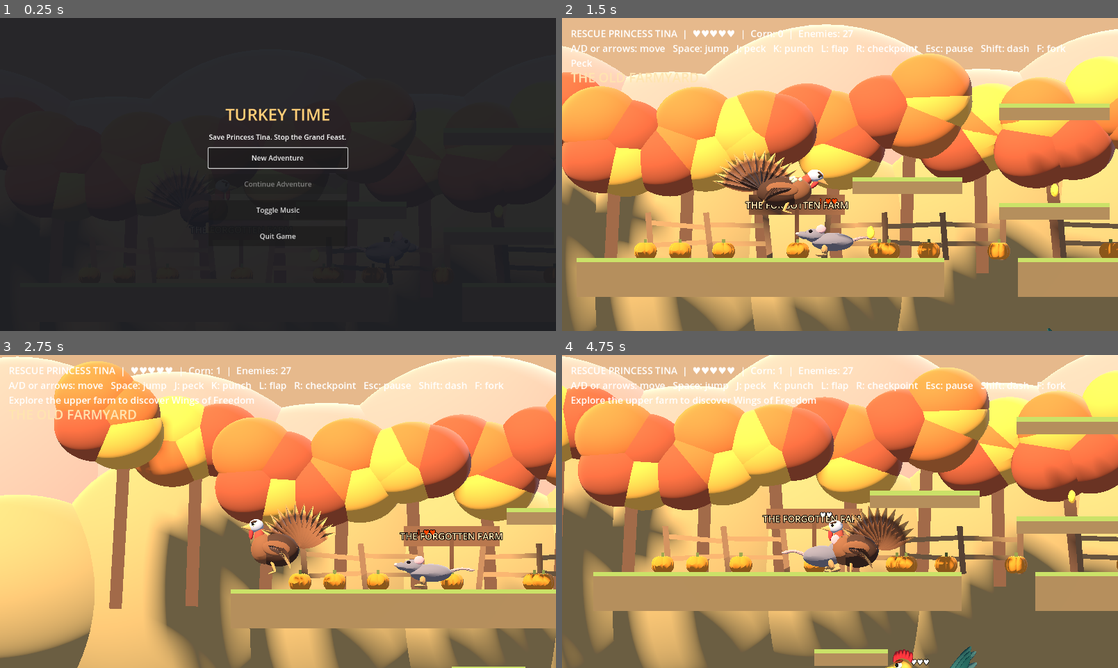
Above: before the commit, frames 1-4 (two rows, left to right).
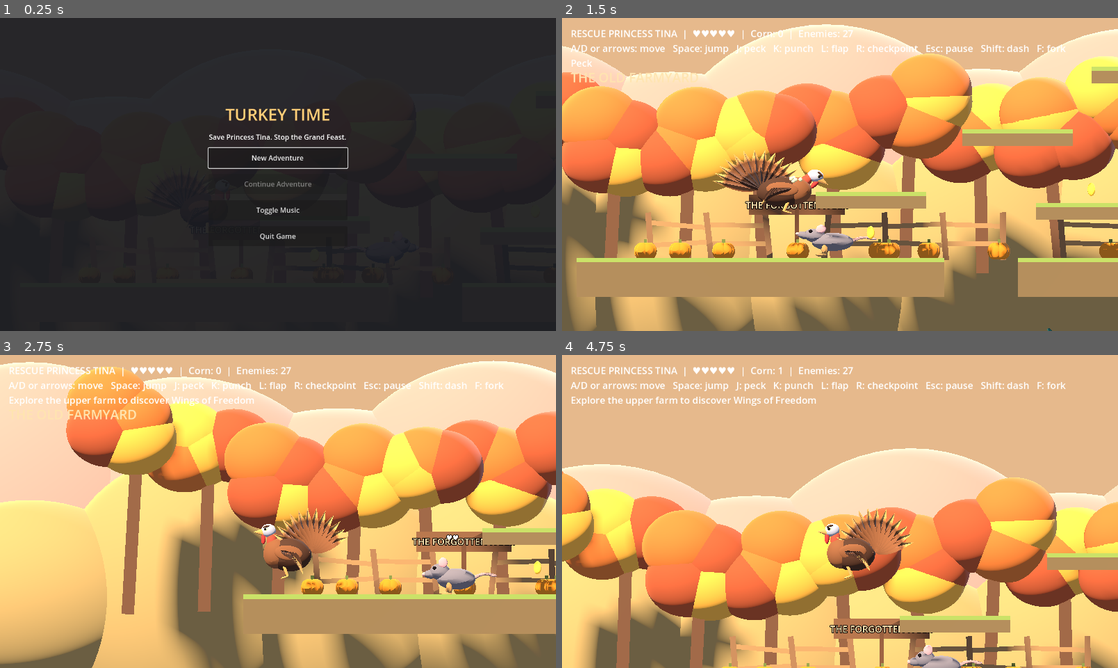
Above: after the commit, the same moments.

Repository: bowr39/TurkeyTime
Game: Godot game, scene res://main.tscn
Two runs of this game, one before a commit and one after it. Both use one fixed random seed, a clock stepped at 60 frames per second and the inputs below.
Inputs (mouse positions are in pixels of both pictures, inside the frame that each line leads up to):
- Up to frame 1 (0.25 s): no input
- Up to frame 2 (1.5 s): click "New Adventure" at 0.5 s; move the mouse to (962, 158) at 1.27 s; hold D from 1.28 s (still down); hold Space from 1.28 s (still down); tap R at 1.35 s; click (962, 158) at 1.42 s
- Up to frame 3 (2.75 s): move the mouse to (166, 527) at 2.02 s; release D at 2.03 s; release Space at 2.03 s; hold A from 2.03 s (still down); tap Space at 2.1, 2.27, 2.57 s; tap R at 2.3 s
- Up to frame 4 (4.75 s): move the mouse to (895, 442) at 2.77 s; release A at 2.78 s; hold Space 2.78-3.53 s; hold D 2.78-4.28 s; tap R at 2.85, 3.8 s; move the mouse to (812, 574) at 3.52 s; tap Shift at 3.6 s; click (812, 574) at 3.67 s; tap Space at 3.77, 4.07 s; move the mouse to (1006, 558) at 4.27 s; hold A from 4.28 s (still down); hold Space from 4.28 s (still down); tap F at 4.35 s

The runs differ from the first frame. In frame 2, 6.3% of the frame differs, in the area x 41-100%, y 15-78%; in frame 3, 39%; in frame 4, 92%, in the area x 0-100%, y 0-100%.

Commit message:
Accessibility pass: stagger farm platforms, shorten dash gap, align pickups, improve tunnel exits and jump forgiveness

Diff:
--- a/main.gd
+++ b/main.gd
@@ -176,7 +176,7 @@
 		platform(Vector3(x-3,2,0),Vector3(3,0.4,3))
 		platform(Vector3(x+1,4,0),Vector3(3,0.4,3))
 		platform(Vector3(x+5,6,0),Vector3(3,0.4,3))
-		platform(Vector3(x+8,-2.5,0),Vector3(2,0.4,3))
+		platform(Vector3(x+7,-2.5,0),Vector3(2.4,0.4,3))
 		kernel(Vector3(x+5,6.8,0))
 		kernel(Vector3(x+7,-4.2,0))
 		var mushroom := Node3D.new()
@@ -201,7 +201,7 @@
 			mesh(self,trunk,Vector3(tree_x,3,-5),Color("#554032"))
 			ball(self,Vector3(tree_x,8,-5),Vector3(6,5,4),Color("#456b50") if i<4 else Color("#795d91") if i<8 else Color("#a37a48"))
 		if i%3==1:
-			lift(Vector3(x+6,-4,0),Vector3(0,8,0),float(i))
+			lift(Vector3(x+7,-4,0),Vector3(0,8,0),float(i))
 		if i%3==2:
 			spikes(Vector3(x+7,-4.7,0))
 	for i in range(2):
@@ -245,23 +245,24 @@
 	platform(Vector3(0,-0.5,0),Vector3(10,1,5))
 	platform(Vector3(10,-0.5,0),Vector3(6,1,5))
 	platform(Vector3(7,-4.5,0),Vector3(24,1,5))
-	platform(Vector3(2,-2.3,0),Vector3(2,0.4,3))
-	platform(Vector3(13,-2.4,0),Vector3(2,0.4,3))
+	platform(Vector3(6,-2.3,0),Vector3(1.0,0.4,3))
+	platform(Vector3(14,-2.4,0),Vector3(1.0,0.4,3))
 	platform(Vector3(19,-2.0,0),Vector3(3,0.4,3))
-	platform(Vector3(4,2.0,0),Vector3(3,0.4,3))
-	platform(Vector3(8,4.0,0),Vector3(3,0.4,3))
-	platform(Vector3(12,5.8,0),Vector3(4,0.4,3))
-	platform(Vector3(17,5.8,0),Vector3(3,0.4,3))
-	platform(Vector3(31,5.8,0),Vector3(4,0.4,3))
-	platform(Vector3(32,7.7,0),Vector3(3,0.4,3))
-	platform(Vector3(35,9.5,0),Vector3(5,0.4,3))
-	platform(Vector3(36,8.0,0),Vector3(4,0.4,3))
-	platform(Vector3(41,6.0,0),Vector3(4,0.4,3))
+
+	platform(Vector3(3,1.6,0),Vector3(3,0.4,3))
+	platform(Vector3(7,3.3,0),Vector3(3,0.4,3))
+	platform(Vector3(11,5.0,0),Vector3(4,0.4,3))
+	platform(Vector3(17,5.0,0),Vector3(3,0.4,3))
+	platform(Vector3(26,5.0,0),Vector3(4,0.4,3))
+	platform(Vector3(30,7.0,0),Vector3(3,0.4,3))
+	platform(Vector3(34,9.0,0),Vector3(5,0.4,3))
+	platform(Vector3(39,7.2,0),Vector3(4,0.4,3))
+	platform(Vector3(43,5.5,0),Vector3(4,0.4,3))
 	platform(Vector3(46,4.0,0),Vector3(4,0.4,3))
 	platform(Vector3(51,2.0,0),Vector3(4,0.4,3))
 	shrine = Node3D.new()
 	add_child(shrine)
-	shrine.position = Vector3(12,6.7,0)
+	shrine.position = Vector3(11,5.8,0)
 	for side in [-1.0,1.0]:
 		var feather := ball(shrine,Vector3(side*0.3,0,0),Vector3(0.3,0.95,0.2),Color("#a9eaff"))
 		feather.rotation.z = side*-0.6
@@ -271,12 +272,12 @@
 	hint.text = "WINGS OF FREEDOM"
 	hint.font_size = 40
 	hint.pixel_size = 0.006
-	for p in [Vector3(6,-3.3,0),Vector3(10,-3.3,0),Vector3(15,-3.3,0),Vector3(17,6.5,0),Vector3(31,6.5,0),Vector3(35,10.2,0),Vector3(36,8.7,0),Vector3(46,4.7,0)]:
+	for p in [Vector3(6,-3.3,0),Vector3(10,-3.3,0),Vector3(15,-3.3,0),Vector3(17,5.8,0),Vector3(26,5.8,0),Vector3(34,9.8,0),Vector3(39,8.0,0),Vector3(46,4.7,0)]:
 		kernel(p)
 	platform(Vector3(17,-0.5,0),Vector3(6,1,5))
 	platform(Vector3(29.5,-0.5,0),Vector3(19,1,5))
-	platform(Vector3(8,1.3,0),Vector3(3,0.4,3))
-	platform(Vector3(12,2.7,0),Vector3(3,0.4,3))
+	platform(Vector3(9,1.3,0),Vector3(3,0.4,3))
+	platform(Vector3(13,2.7,0),Vector3(3,0.4,3))
 	platform(Vector3(24,1.3,0),Vector3(3,0.4,3))
 	platform(Vector3(28,2.7,0),Vector3(3,0.4,3))
 	platform(Vector3(32,4.1,0),Vector3(3,0.4,3))
@@ -290,6 +291,9 @@
 	platform(Vector3(78,-0.5,0),Vector3(10,1,5))
 	platform(Vector3(96,-0.5,0),Vector3(12,1,5))
 	platform(Vector3(112,-0.5,0),Vector3(12,1,5))
+	platform(Vector3(104,-2.0,0),Vector3(1.6,0.35,3))
+	platform(Vector3(114,-3.0,0),Vector3(2,0.4,3))
+	platform(Vector3(116,-1.4,0),Vector3(2,0.4,3))
 	platform(Vector3(87,-5.5,0),Vector3(14,1,5))
 	platform(Vector3(104,-5.5,0),Vector3(20,1,5))
 	platform(Vector3(79,2.0,0),Vector3(3,0.4,3))
@@ -297,9 +301,9 @@
 	platform(Vector3(97,4.0,0),Vector3(4,0.4,3))
 	platform(Vector3(102,6.0,0),Vector3(4,0.4,3))
 	platform(Vector3(109,4.0,0),Vector3(4,0.4,3))
-	platform(Vector3(91,-3.0,0),Vector3(3,0.4,3))
+	platform(Vector3(89,-3.0,0),Vector3(3,0.4,3))
 	lift(Vector3(87,4,0),Vector3(7,0,0),0)
-	lift(Vector3(105,-4,0),Vector3(0,5.5,0),1.0)
+	lift(Vector3(104,-4,0),Vector3(0,5.5,0),1.0)
 	lift(Vector3(21,1,0),Vector3(0,4,0),0.5)
 	for i in range(5):
 		bridge(Vector3(84+float(i)*1.2,-0.1,0))
@@ -307,7 +311,7 @@
 	spikes(Vector3(99,-4.7,0))
 	spikes(Vector3(103,0.3,0))
 	shortcut = barrier(Vector3(110,-3.6,0),Vector3(0.4,3,3),Color("#84613d"))
-	for p in [Vector3(79,2.8,0),Vector3(84,4.8,0),Vector3(97,4.8,0),Vector3(102,6.8,0),Vector3(109,4.8,0),Vector3(92,-2.2,0),Vector3(107,-4.2,0)]:
+	for p in [Vector3(79,2.8,0),Vector3(84,4.8,0),Vector3(97,4.8,0),Vector3(102,6.8,0),Vector3(109,4.8,0),Vector3(89,-2.2,0),Vector3(107,-4.2,0)]:
 		kernel(p)
 	for i in range(20):
 		var x := 74.0+float(i)*2.4
@@ -318,7 +322,7 @@
 		mesh(self,trunk,Vector3(x,2,-4),Color("#514438"))
 		for j in range(3):
 			ball(self,Vector3(x+float(j-1)*0.8,5+float(j%2),-4),Vector3(3.8,3.4,3.2),Color("#536e45") if i%2==0 else Color("#7e8745"))
-	platform(Vector3(33,5.5,0),Vector3(4,0.4,3))
+	platform(Vector3(34,5.5,0),Vector3(5,0.4,3))
 	secret_wall = barrier(Vector3(34.8,6.7,0),Vector3(0.4,2.1,3),Color("#89603d"))
 	chest = Node3D.new()
 	add_child(chest)
@@ -326,8 +330,8 @@
 	var chest_box := BoxMesh.new()
 	chest_box.size = Vector3(0.7,0.5,0.55)
 	mesh(chest,chest_box,Vector3.ZERO,Color("#b88a39"))
-	gate = barrier(Vector3(72,2,0),Vector3(0.4,4,4),Color("#56636b"))
-	for p in [Vector3(3,0.8,0),Vector3(8,2,0),Vector3(12,3.4,0),Vector3(24,2,0),Vector3(28,3.4,0),Vector3(32,4.8,0),Vector3(44,-2.8,0),Vector3(49,-2.8,0),Vector3(56,-1.5,0)]:
+	gate = barrier(Vector3(72,8,0),Vector3(0.4,16,4),Color("#56636b"))
+	for p in [Vector3(3,0.8,0),Vector3(9,2,0),Vector3(13,3.4,0),Vector3(24,2,0),Vector3(28,3.4,0),Vector3(32,4.8,0),Vector3(44,-2.8,0),Vector3(49,-2.8,0),Vector3(56,-1.5,0)]:
 		kernel(p)
 	add_child(preload("res://farmstead.gd").new())
 	ball(self,Vector3(17,0.3,-0.8),Vector3(1.2,0.35,0.8),Color("#e8cb71"))
@@ -587,7 +591,7 @@
 		double_ready = true
 	if jump and double_unlocked and double_ready and not player.is_on_floor() and coyote<=0:
 		double_ready = false
-		player.velocity.y = 11.5
+		player.velocity.y = 12.5
 		burst(player.position,Color("#f4c9ff"),12)
 		jump = false
 	if jump:
@@ -603,8 +607,8 @@
 		player.velocity.y = 11.5
 		coyote = 0
 		jump_buffer = 0
-	if player.velocity.y>3 and not Input.is_physical_key_pressed(KEY_SPACE) and not Input.is_joy_button_pressed(0,JOY_BUTTON_A):
-		player.velocity.y = move_toward(player.velocity.y,3,35*dt)
+	if player.velocity.y>5 and not Input.is_physical_key_pressed(KEY_SPACE) and not Input.is_joy_button_pressed(0,JOY_BUTTON_A):
+		player.velocity.y = move_toward(player.velocity.y,5,25*dt)
 	if not dash_unlocked and player.position.distance_to(shrine.position)<1.1:
 		dash_unlocked = true
 		shrine.hide()
@@ -770,11 +774,17 @@
 			invulnerable = 1.2
 			player.velocity = Vector3(-facing*6,5,0)
 	if player.position.y < -9 or hp <= 0:
+		dash_time = 0
+		dash_ready = true
+		double_ready = true
 		player.position = spawn
 		player.velocity = Vector3.ZERO
 		hp = max_hp
 		invulnerable = 1.5
 	if pressed(KEY_R):
+		dash_time = 0
+		dash_ready = true
+		double_ready = true
 		player.position = spawn
 		player.velocity = Vector3.ZERO
 		hp = max_hp
